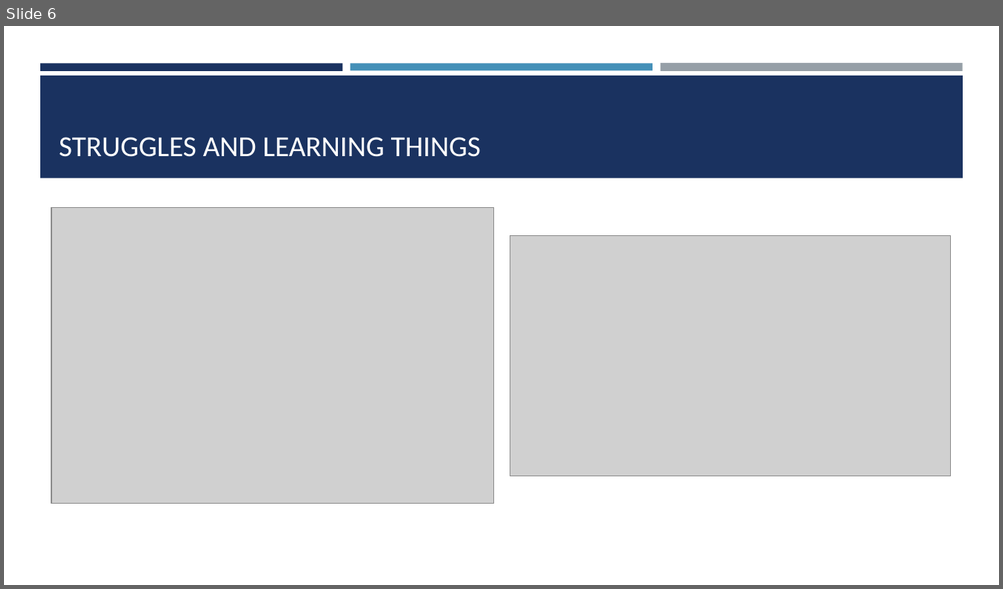
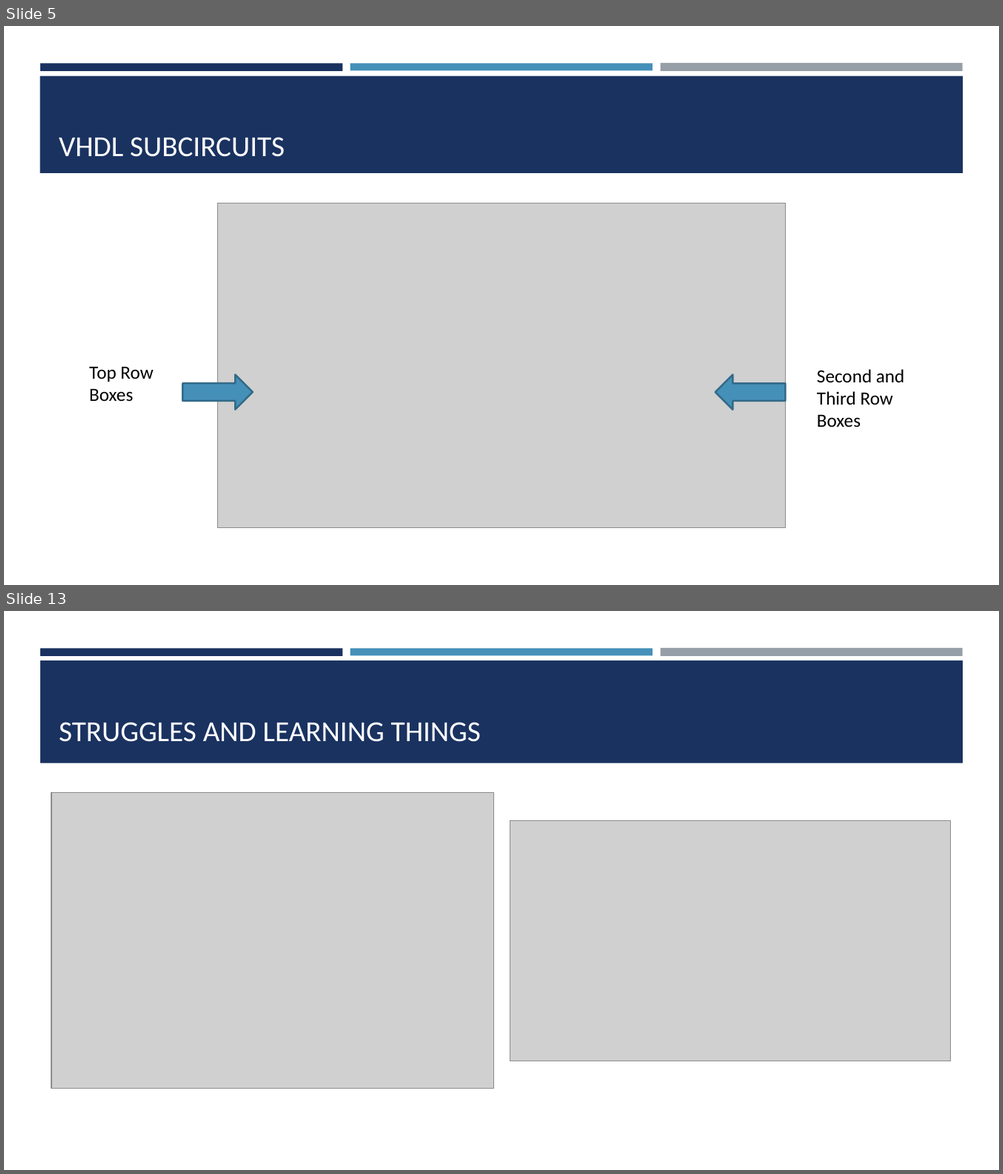
Before and after one commit to LisaJacklin/CS301_Project, a slide deck: CS301_ProjectPresentation.pptx. Shown one above the other, each under a label of ours: slide 6 before the commit, slides 5 and 13 after it; the slides between them are not shown. The pictures are 1003x589 and 1003x1174 pixels, drawn with LibreOffice and Linux fonts; fonts in the diff are those of the drawing; grey boxes stand for pictures. Boxes give left, top, right and bottom in pixels: in the first picture for what was removed or moved away, otherwise in the second. Text is boxed around its words. In the diff, an @@ line names an element or a change of style, - is before the commit and + after.

```diff
--- a/CS301_ProjectPresentation.pptx
+++ b/CS301_ProjectPresentation.pptx
@@ slide 5 added at <box>4,26,999,585</box>, background #FFFFFF; not listed: 3 template elements that a slide beside it also shows @@
@@ rectangle added at <box>40,76,963,173</box>, fill #1A3260 @@
@@ title added at <box>59,137,284,157</box>, 28 pt, text #FFFFFF @@
+VHDL SUBCIRCUITS
@@ picture added at <box>218,203,785,528</box> @@
@@ text added at <box>89,366,153,402</box>, 18 pt, text #000000 @@
+Top Row Boxes
@@ right arrow added at <box>182,375,253,410</box>, fill #4590B8, outline #336B88 1.75 pt @@
@@ right arrow added at <box>715,375,785,410</box>, fill #4590B8, outline #336B88 1.75 pt @@
@@ text added at <box>817,369,905,427</box>, 18 pt, text #000000 @@
+Second and Third Row Boxes
@@ what was slide 6 is now slide 13 @@
```
Also in this commit, not shown: 3 slides changed, 8 other slides added, 2 slides removed, 2 other files.
